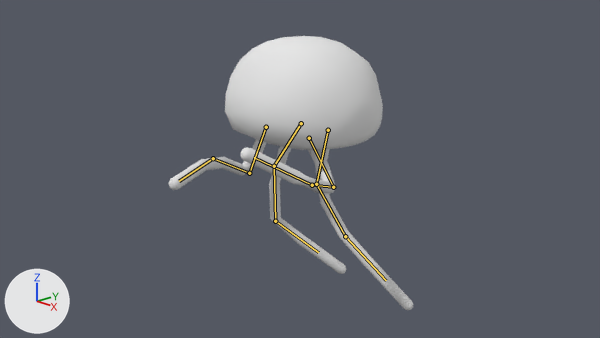
Two versions of the Blender file Models/Kurage/Kurage_chang.blend, one commit apart.
Rendered twice from the file's camera 'Camera'. The axes (+X, +Y, +Z) are drawn at lower left. The lights are the same throughout. Both versions are drawn at the pose saved in each file; the numbers are the values there. The bones that bend it are drawn over the model as lines.

The first picture shows 'Body.002', 'Tentacle.002'.
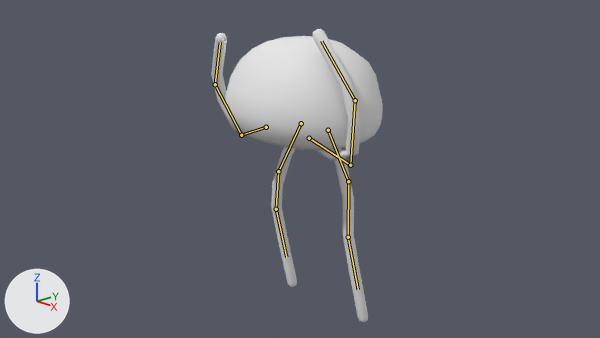
Changed parts and their boxes [x1, y1, x2, y2] in the pictures (600 x 338 px):
'Tentacle.002', posed
    before: [169, 139, 413, 310]
    after: [211, 29, 368, 322]
bone 'Bone_L.001', root to tip
    before: (266, 127) to (249, 173)
    after: (266, 127) to (241, 135)
bone 'Bone_L.002', root to tip
    before: (249, 173) to (213, 158)
    after: (241, 135) to (215, 84)
bone 'Bone_L.003', root to tip
    before: (213, 158) to (179, 181)
    after: (215, 84) to (220, 42)
bone 'Bone_R.001', root to tip
    before: (309, 138) to (333, 187)
    after: (309, 138) to (350, 165)
bone 'Bone_R.002', root to tip
    before: (333, 187) to (312, 185)
    after: (350, 165) to (355, 100)
bone 'Bone_R.003', root to tip
    before: (312, 185) to (254, 157)
    after: (355, 100) to (321, 41)
bone 'Bone_L.005', root to tip
    before: (301, 123) to (274, 166)
    after: (301, 123) to (278, 171)
bone 'Bone_L.006', root to tip
    before: (274, 166) to (275, 221)
    after: (278, 171) to (276, 209)
bone 'Bone_L.007', root to tip
    before: (275, 221) to (318, 252)
    after: (276, 209) to (286, 257)
bone 'Bone_R.005', root to tip
    before: (328, 130) to (316, 184)
    after: (328, 130) to (348, 181)
bone 'Bone_R.006', root to tip
    before: (316, 184) to (345, 236)
    after: (348, 181) to (348, 237)
bone 'Bone_R.007', root to tip
    before: (345, 236) to (386, 280)
    after: (348, 237) to (358, 289)

What the commit changed:
Bone 'Bone_L.001' (bone_bone_l_001) turns from (-15, -31, 23) to (8, -18, 67) degrees about its own x, y and z.
Bone 'Bone_L.002' (bone_bone_l_002) turns from (-104, 31, 6) to (0, 0, 95) degrees about its own x, y and z.
Bone 'Bone_L.003' (bone_bone_l_003) turns from (24, 20, -17) to (0, 0, 51) degrees about its own x, y and z.
Bone 'Bone_R.001' (bone_bone_r_001) turns from (0, 0, -39) to (5, 2, -71) degrees about its own x, y and z.
Bone 'Bone_R.002' (bone_bone_r_002) turns from (-82, -30, -16) to (0, 0, -103) degrees about its own x, y and z.
Bone 'Bone_R.003' (bone_bone_r_003) turns from (-65, -48, 72) to (0, 0, -43) degrees about its own x, y and z.
Bone 'Bone_L.005' (bone_bone_l_005) turns from (-20, 12, 21) to (-24, 1, 12) degrees about its own x, y and z.
Bone 'Bone_L.006' (bone_bone_l_006) turns from (21, -2, -27) to (41, -15, 4) degrees about its own x, y and z.
Bone 'Bone_L.007' (bone_bone_l_007) turns from (39, 5, -31) to (-11, 2, -29) degrees about its own x, y and z.
Bone 'Bone_R.005' (bone_bone_r_005) turns from (-15, 8, -1) to (-3, 0, -35) degrees about its own x, y and z.
Bone 'Bone_R.006' (bone_bone_r_006) turns from (28, -1, -32) to (6, -2, 37) degrees about its own x, y and z.
Bone 'Bone_R.007' (bone_bone_r_007) turns from (10, -3, -10) to (5, 0, -9) degrees about its own x, y and z.
